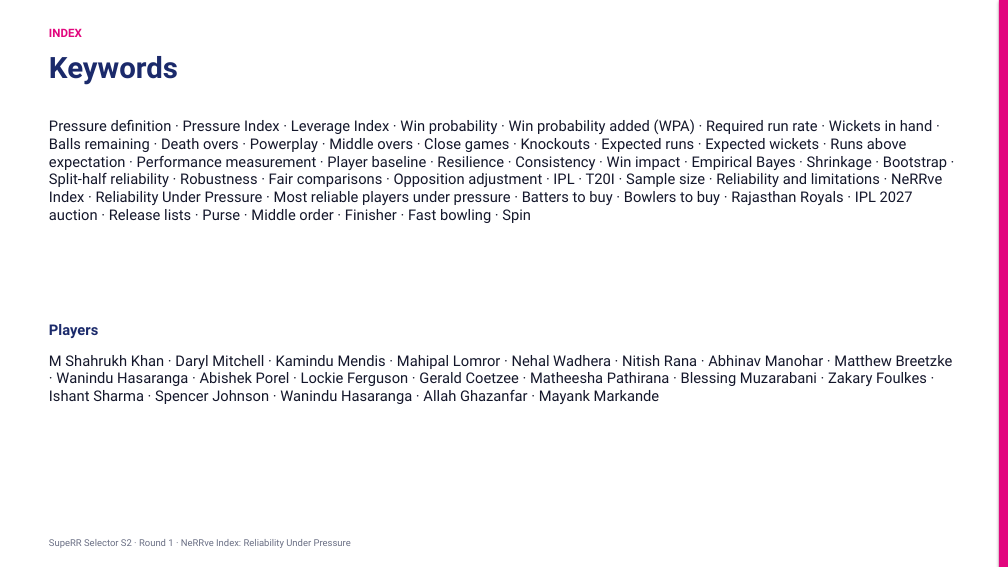
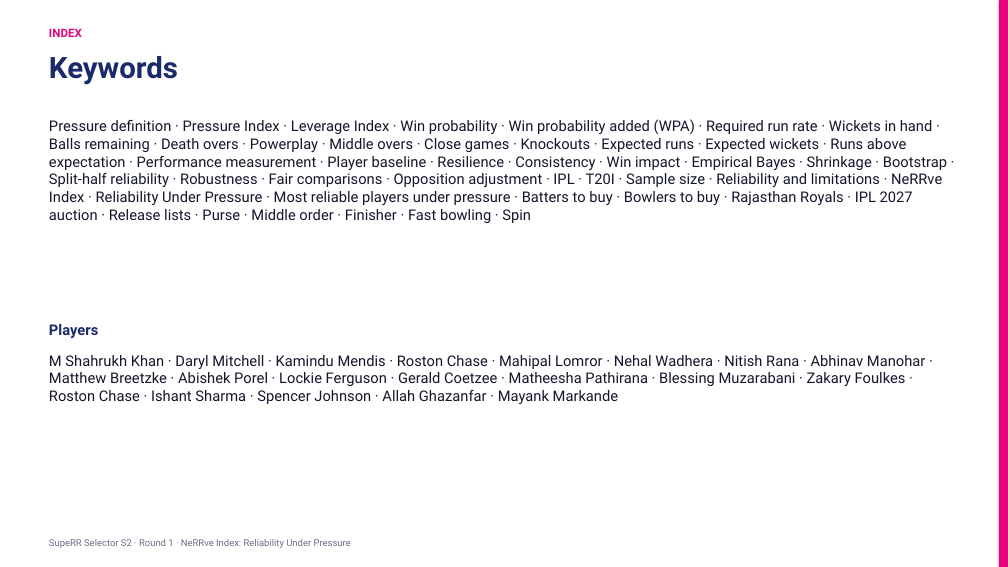
Before and after one commit to KoduruChandrasekhar/RRAuction-, a slide deck: slide 18 of submission/NeRRve_Deck.pptx. Drawn at 1008x567 pixels with LibreOffice and Linux fonts; fonts in the diff are those of the drawing. Boxes give left, top, right and bottom in pixels: in the first picture for what was removed or moved away, otherwise in the second. Text is boxed around its words. In the diff, an @@ line names an element or a change of style, - is before the commit and + after.

```diff
--- a/submission/NeRRve_Deck.pptx
+++ b/submission/NeRRve_Deck.pptx
@@ text at (x1=49, y1=355, x2=925, y2=404): text changed @@
-M Shahrukh Khan · Daryl Mitchell · Kamindu Mendis · Mahipal Lomror · Nehal Wadhera · Nitish Rana · Abhinav Manohar · Matthew Breetzke · Wanindu Hasaranga · Abishek Porel · Lockie Ferguson · Gerald Coetzee · Matheesha Pathirana · Blessing Muzarabani · Zakary Foulkes · Ishant Sharma · Spencer Johnson · Wanindu Hasaranga · Allah Ghazanfar · Mayank Markande
+M Shahrukh Khan · Daryl Mitchell · Kamindu Mendis · Roston Chase · Mahipal Lomror · Nehal Wadhera · Nitish Rana · Abhinav Manohar · Matthew Breetzke · Abishek Porel · Lockie Ferguson · Gerald Coetzee · Matheesha Pathirana · Blessing Muzarabani · Zakary Foulkes · Roston Chase · Ishant Sharma · Spencer Johnson · Allah Ghazanfar · Mayank Markande
```
Also in this commit, not shown: 4 other slides changed, 5 other files.
